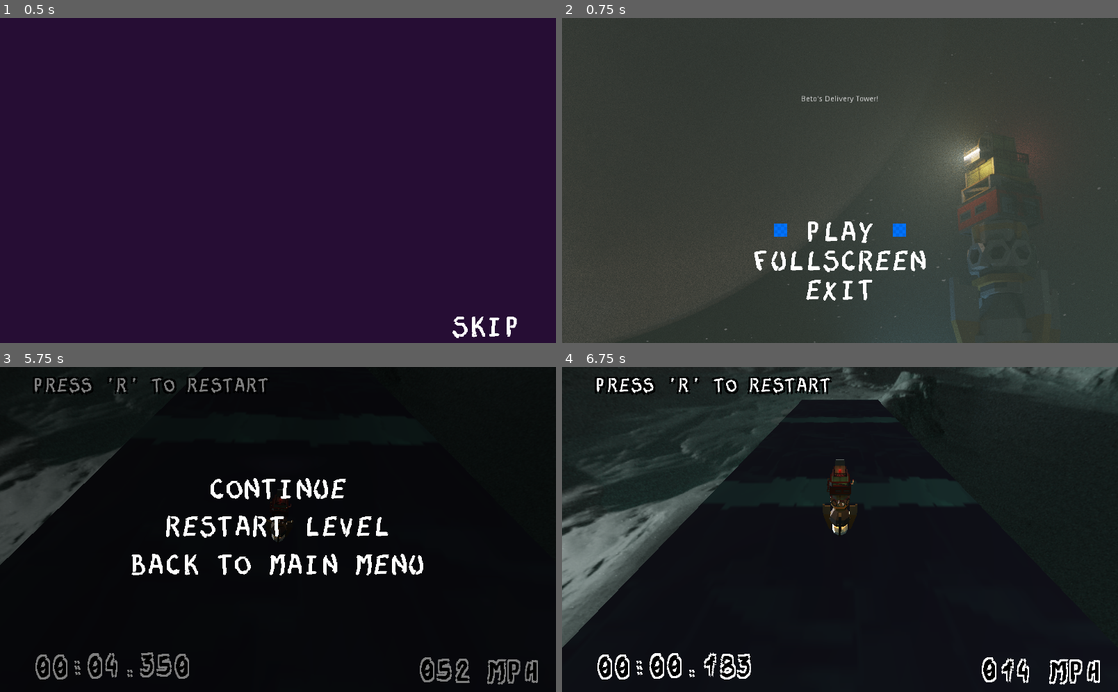
Above: before the commit, frames 1-4 (two rows, left to right).
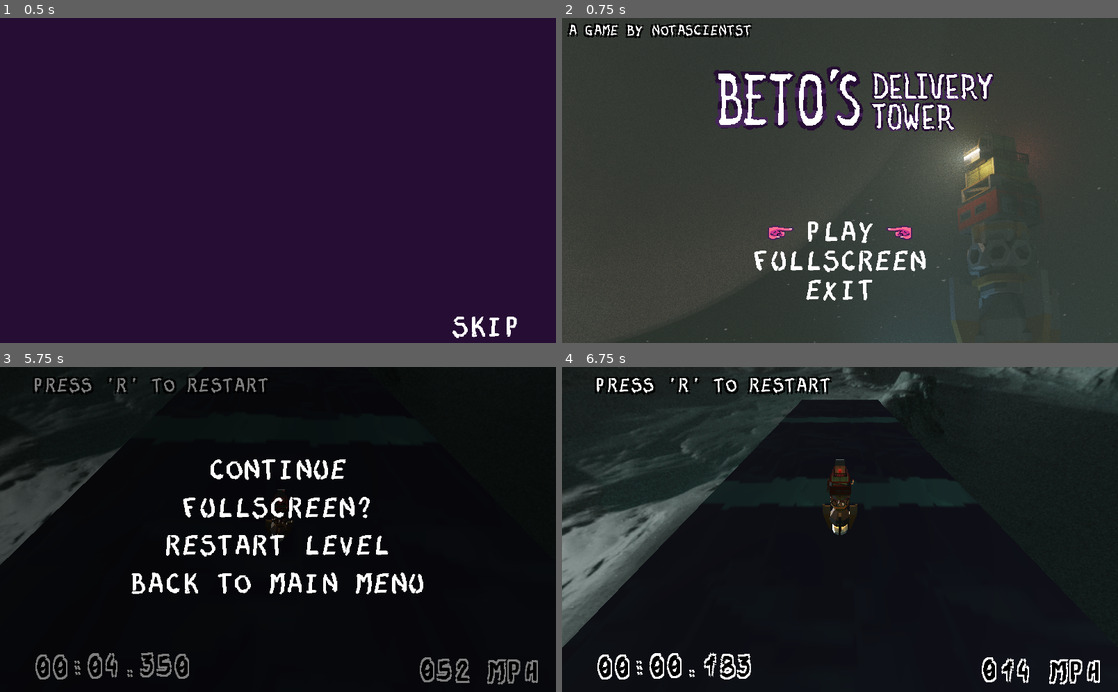
Above: after the commit, the same moments.

Repository: mricarte-i/delivery-time
Game: Godot game, scene res://scenes/cutscenes/Opening.tscn
The game is run twice, just before and just after one commit, with the same random seed, the same clock (stepped at 60 frames per second) and the same inputs.
Inputs (mouse positions are in pixels of both pictures, inside the frame that each line leads up to):
- Up to frame 1 (0.5 s): no input
- Up to frame 2 (0.75 s): click "SKIP" at 0.5 s
- Up to frame 3 (5.75 s): click "PLAY" at 1.25 s; tap R (reset) every 0.75 s from 2 to 5 s; move the mouse to (400, 513) at 2.02 s; hold D (steer_right) 2.03-2.78 s; tap Space (jump) at 2.27, 3.02, 4.52, 5.27 s; move the mouse to (166, 545) at 2.77 s; hold S (brake) 2.78-3.53 s; move the mouse to (333, 458) at 3.52 s; hold D (steer_right) 3.53-4.28 s; move the mouse to (250, 594) at 4.27 s; hold W (accelerate) 4.28-5.03 s; move the mouse to (444, 578) at 5.02 s; hold A (steer_left) from 5.03 s (still down); tap Escape (ui_cancel) at 5.65 s
- Up to frame 4 (6.75 s): release A (steer_left) at 5.75 s; click "BACK TO MAIN MENU" at 5.75 s; click "PLAY" at 6.5 s

Frame 1 is identical in both runs. In frame 2, 6.9% of the frame differs, in the area x 0-78%, y 1-69%; in frame 3, 5.9%; in frame 4, nothing differs.

Commit message:
end screen

Diff:
--- a/autoloads/Pause.gd
+++ b/autoloads/Pause.gd
@@ -32,3 +32,7 @@
 func _on_PauseButton_pressed() -> void:
 	get_tree().paused = false
 	_set_visible(false)
+
+
+func _on_FullscreenButton_pressed() -> void:
+	OS.set_window_fullscreen(!OS.is_window_fullscreen())
--- a/autoloads/Pause.tscn
+++ b/autoloads/Pause.tscn
@@ -35,22 +35,30 @@
 }
 
 [node name="PauseButton" parent="VBoxContainer" instance=ExtResource( 2 )]
-margin_top = 205.0
-margin_bottom = 255.0
+margin_top = 170.0
+margin_bottom = 220.0
 text = "CONTINUE"
 arrow_margin_from_center = 182
 
+[node name="FullscreenButton" parent="VBoxContainer" instance=ExtResource( 2 )]
+margin_top = 240.0
+margin_bottom = 290.0
+text = "FULLSCREEN?"
+arrow_margin_from_center = 237
+
 [node name="RestartButton" parent="VBoxContainer" instance=ExtResource( 2 )]
-margin_top = 275.0
-margin_bottom = 325.0
+margin_top = 310.0
+margin_bottom = 360.0
 text = "RESTART LEVEL"
 arrow_margin_from_center = 270
 
 [node name="ExitButton" parent="VBoxContainer" instance=ExtResource( 2 )]
-margin_top = 345.0
-margin_bottom = 395.0
+margin_top = 380.0
+margin_bottom = 430.0
 text = "BACK TO MAIN MENU"
 arrow_margin_from_center = 352
 [connection signal="pressed" from="VBoxContainer/PauseButton" to="." method="_on_PauseButton_pressed"]
+[connection signal="pressed" from="VBoxContainer/FullscreenButton" to="." method="_on_PauseButton_pressed"]
+[connection signal="pressed" from="VBoxContainer/FullscreenButton" to="." method="_on_FullscreenButton_pressed"]
 [connection signal="pressed" from="VBoxContainer/RestartButton" to="." method="_on_RestartButton_pressed"]
 [connection signal="pressed" from="VBoxContainer/ExitButton" to="." method="_on_ExitButton_pressed"]
--- a/scenes/levels/TestLevel.tscn
+++ b/scenes/levels/TestLevel.tscn
@@ -13,9 +13,11 @@
 [ext_resource path="res://scenes/ui/In-GameUI.tscn" type="PackedScene" id=11]
 [ext_resource path="res://scenes/CheckpointPoles.tscn" type="PackedScene" id=12]
 [ext_resource path="res://scenes/EndgamePoles.tscn" type="PackedScene" id=13]
+[ext_resource path="res://scenes/menus/EndSreen.tscn" type="PackedScene" id=14]
 
 [node name="Game" type="Spatial"]
 script = ExtResource( 6 )
+nextscene = ExtResource( 14 )
 
 [node name="GameCamera" parent="." instance=ExtResource( 3 )]
 target_path = NodePath("../Tower/delivery_tower_model")
@@ -453,10 +455,10 @@
 transform = Transform( 147.707, 1.48503e-06, 0.174198, 0, 97.514, -8.74228e-08, -26.1297, 8.3946e-06, 0.984711, 14.67, -1663.55, -9939.75 )
 
 [node name="CheckpointArea7" parent="CheckpointAreas" instance=ExtResource( 7 )]
-transform = Transform( 500, 0, 0, 0, 97.514, 0, 0, 0, 1, -928.929, -1663.55, -12183.6 )
+transform = Transform( 500, 0, 0, 0, 97.514, 0, 0, 0, 10, -928.929, -1663.55, -12183.6 )
 
 [node name="CheckpointArea8" parent="CheckpointAreas" instance=ExtResource( 7 )]
-transform = Transform( 500, 0, 0, 0, 97.514, 0, 0, 0, 1, -928.929, -1781.8, -14019.3 )
+transform = Transform( 500, 0, 0, 0, 130, 0, 0, 0, 10, -928.929, -1781.8, -14019.3 )
 
 [node name="Control" parent="." instance=ExtResource( 2 )]
 visible = false
--- /dev/null
+++ b/scenes/menus/EndSreen.gd
@@ -0,0 +1,24 @@
+extends Control
+
+
+# Declare member variables here. Examples:
+# var a: int = 2
+# var b: String = "text"
+
+
+# Called when the node enters the scene tree for the first time.
+func _ready() -> void:
+	pass # Replace with function body.
+
+
+# Called every frame. 'delta' is the elapsed time since the previous frame.
+#func _process(delta: float) -> void:
+#	pass
+
+
+func _on_MenuButton_pressed() -> void:
+	get_tree().change_scene("res://scenes/menus/MainMenu.tscn")
+
+
+func _on_ExitButton_pressed() -> void:
+	get_tree().quit()
--- /dev/null
+++ b/scenes/menus/EndSreen.tscn
@@ -0,0 +1,58 @@
+[gd_scene load_steps=4 format=2]
+
+[ext_resource path="res://assets/fonts/Beto_dynamicfont.tres" type="DynamicFont" id=1]
+[ext_resource path="res://scenes/menus/MenuButton.tscn" type="PackedScene" id=2]
+[ext_resource path="res://scenes/menus/EndSreen.gd" type="Script" id=3]
+
+[node name="Control" type="Control"]
+anchor_right = 1.0
+anchor_bottom = 1.0
+script = ExtResource( 3 )
+__meta__ = {
+"_edit_use_anchors_": false
+}
+
+[node name="VBoxContainer" type="VBoxContainer" parent="."]
+margin_right = 40.0
+margin_bottom = 40.0
+__meta__ = {
+"_edit_use_anchors_": false
+}
+
+[node name="CenterContainer" type="CenterContainer" parent="VBoxContainer"]
+margin_right = 1024.0
+margin_bottom = 300.0
+rect_min_size = Vector2( 1024, 300 )
+
+[node name="Label" type="Label" parent="VBoxContainer/CenterContainer"]
+margin_left = 149.0
+margin_top = 146.0
+margin_right = 875.0
+margin_bottom = 154.0
+custom_fonts/font = ExtResource( 1 )
+custom_colors/font_outline_modulate = Color( 0, 0, 0, 1 )
+custom_colors/font_color_shadow = Color( 0, 0, 0, 1 )
+custom_constants/shadow_offset_x = 6
+custom_constants/shadow_offset_y = 3
+custom_constants/shadow_as_outline = 1
+text = "THANK YOU FOR PLAYING!"
+
+[node name="VBoxContainer" type="VBoxContainer" parent="VBoxContainer"]
+margin_top = 304.0
+margin_right = 1024.0
+margin_bottom = 604.0
+rect_min_size = Vector2( 1024, 300 )
+alignment = 1
+
+[node name="MenuButton" parent="VBoxContainer/VBoxContainer" instance=ExtResource( 2 )]
+margin_top = 98.0
+margin_bottom = 148.0
+text = "BACK TO MAIN MENU"
+arrow_margin_from_center = 350
+
+[node name="ExitButton" parent="VBoxContainer/VBoxContainer" instance=ExtResource( 2 )]
+margin_top = 152.0
+margin_bottom = 202.0
+text = "EXIT GAME"
+[connection signal="pressed" from="VBoxContainer/VBoxContainer/MenuButton" to="." method="_on_MenuButton_pressed"]
+[connection signal="pressed" from="VBoxContainer/VBoxContainer/ExitButton" to="." method="_on_ExitButton_pressed"]
--- a/scenes/menus/MainMenu.tscn
+++ b/scenes/menus/MainMenu.tscn
@@ -1,9 +1,15 @@
-[gd_scene load_steps=5 format=2]
+[gd_scene load_steps=8 format=2]
 
 [ext_resource path="res://scenes/menus/MenuButton.tscn" type="PackedScene" id=1]
 [ext_resource path="res://scenes/menus/MainMenu.gd" type="Script" id=2]
 [ext_resource path="res://scenes/levels/Level1.tscn" type="PackedScene" id=3]
 [ext_resource path="res://assets/render-beto-01.png" type="Texture" id=4]
+[ext_resource path="res://assets/title-screen_01.png" type="Texture" id=5]
+[ext_resource path="res://assets/fonts/BETOS2.ttf" type="DynamicFontData" id=6]
+
+[sub_resource type="DynamicFont" id=1]
+size = 4
+font_data = ExtResource( 6 )
 
 [node name="MainMenu" type="Node"]
 script = ExtResource( 2 )
@@ -35,12 +41,9 @@
 margin_bottom = 300.0
 rect_min_size = Vector2( 0, 300 )
 
-[node name="Label" type="Label" parent="VBoxContainer/CenterContainer"]
-margin_left = 440.0
-margin_top = 143.0
-margin_right = 583.0
-margin_bottom = 157.0
-text = "Beto's Delivery Tower!"
+[node name="title-screen_01" type="Sprite" parent="VBoxContainer/CenterContainer"]
+position = Vector2( 536.443, 153.167 )
+texture = ExtResource( 5 )
 
 [node name="VBoxContainer" type="VBoxContainer" parent="VBoxContainer"]
 margin_top = 304.0
@@ -72,6 +75,23 @@
 focus_neighbour_bottom = NodePath("../Play")
 text = "EXIT"
 arrow_margin_from_center = 108
+
+[node name="Label" type="Label" parent="."]
+margin_left = 11.0
+margin_top = 12.0
+margin_right = 523.0
+margin_bottom = 62.0
+rect_min_size = Vector2( 512, 50 )
+custom_fonts/font = SubResource( 1 )
+custom_colors/font_outline_modulate = Color( 0, 0, 0, 1 )
+custom_colors/font_color_shadow = Color( 0, 0, 0, 1 )
+custom_constants/shadow_offset_x = 3
+custom_constants/shadow_offset_y = 3
+custom_constants/shadow_as_outline = 1
+text = "A GAME BY NOTASCIENTST"
+__meta__ = {
+"_edit_use_anchors_": false
+}
 [connection signal="pressed" from="VBoxContainer/VBoxContainer/Play" to="." method="_on_Play_pressed"]
 [connection signal="pressed" from="VBoxContainer/VBoxContainer/Settings" to="." method="_on_Settings_pressed"]
 [connection signal="pressed" from="VBoxContainer/VBoxContainer/Exit" to="." method="_on_Exit_pressed"]
--- a/scenes/menus/MenuButton.tscn
+++ b/scenes/menus/MenuButton.tscn
@@ -1,7 +1,7 @@
 [gd_scene load_steps=4 format=2]
 
 [ext_resource path="res://scenes/menus/MenuButton.gd" type="Script" id=1]
-[ext_resource path="res://assets/texture_01.png" type="Texture" id=2]
+[ext_resource path="res://assets/POINTER.png" type="Texture" id=2]
 [ext_resource path="res://assets/fonts/Beto_dynamicfont.tres" type="DynamicFont" id=3]
 
 [node name="TextureButton" type="TextureButton"]
@@ -32,14 +32,12 @@
 
 [node name="left_img" type="Sprite" parent="."]
 position = Vector2( 299, 16.6667 )
-scale = Vector2( 0.0234532, 0.0234532 )
 texture = ExtResource( 2 )
 
 [node name="right_img" type="Sprite" parent="."]
 position = Vector2( 725, 16.6667 )
-rotation = 3.14159
-scale = Vector2( 0.0234532, 0.0234532 )
 texture = ExtResource( 2 )
+flip_h = true
 [connection signal="focus_entered" from="." to="." method="_on_TextureButton_focus_entered"]
 [connection signal="focus_exited" from="." to="." method="_on_TextureButton_focus_exited"]
 [connection signal="mouse_entered" from="." to="." method="_on_TextureButton_mouse_entered"]
Binary file added: assets/POINTER.png
Not shown, added: assets/POINTER.png.import
Binary file added: assets/title-screen_01.png
Not shown, added: assets/title-screen_01.png.import
Binary file added: assets/title-screen_02.png
Not shown, added: assets/title-screen_02.png.import
Not shown, changed: export_presets.cfg
Not shown: 1 places in scenes/levels/TestLevel.tscn that only renumber resources
